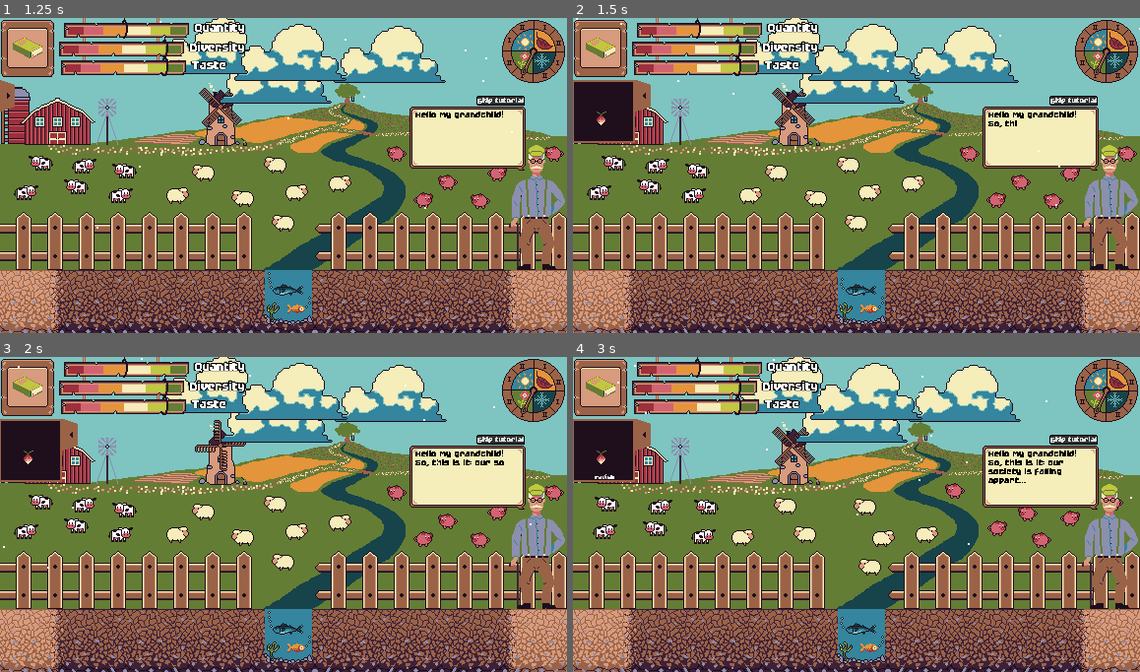
Above: before the commit, frames 1-4 (two rows, left to right).
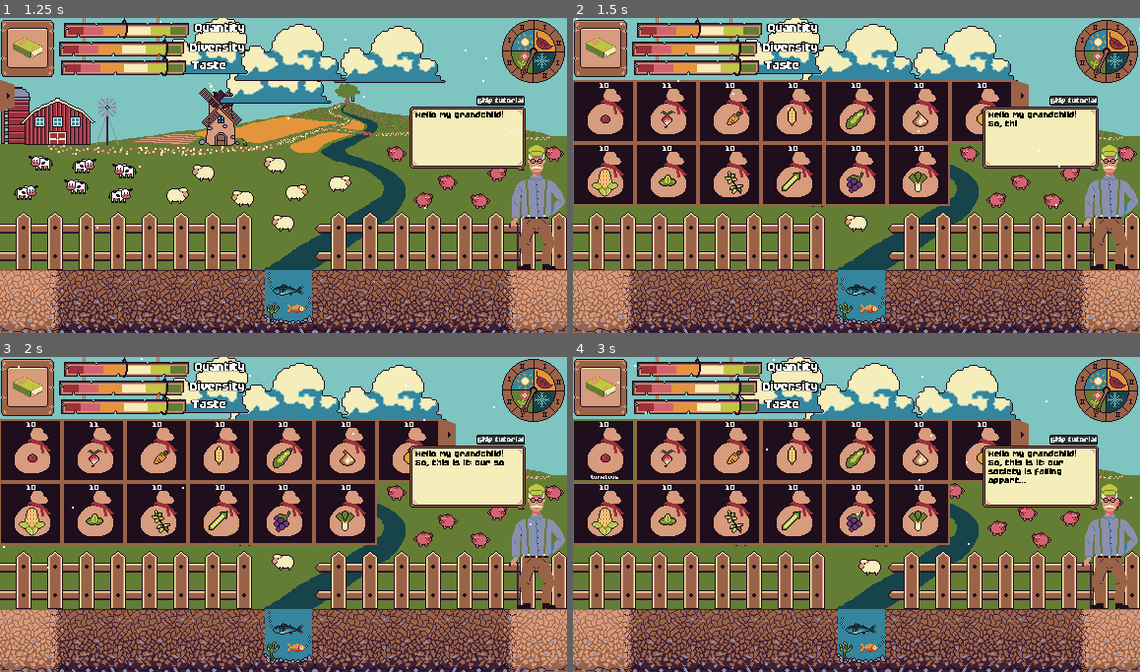
Above: after the commit, the same moments.

Repository: JustAlternate/Regenerative_Game_Jam
Game: Godot game, scene res://Scenes/menu.tscn
The game is run twice, just before and just after one commit, with the same random seed, the same clock (stepped at 60 frames per second) and the same inputs.
Inputs (mouse positions are in pixels of both pictures, inside the frame that each line leads up to):
- Up to frame 1 (1.25 s): click "Play" at 0.5 s
- Up to frame 2 (1.5 s): click (590, 96) at 1.25 s
- Up to frame 3 (2 s): no input
- Up to frame 4 (3 s): click "radish" (after the commit: "11") at 2 s; click "radish" (after the commit: "10") at 2.75 s

Frame 1 is identical in both runs. In frame 2, 26% of the frame differs, in the area x 0-81%, y 19-60%; in frame 3, 26%; in frame 4, 26%.

Commit message:
bitch we have a cool looking container nowwww

Diff:
--- a/Scenes/home.tscn
+++ b/Scenes/home.tscn
@@ -242,6 +242,7 @@
 
 [node name="Game" type="Node2D" parent="."]
 script = ExtResource("1_mivhc")
+cheat_mode = true
 
 [node name="background" type="Node2D" parent="Game"]
 
--- a/Scenes/seed_container.tscn
+++ b/Scenes/seed_container.tscn
@@ -1,10 +1,13 @@
-[gd_scene load_steps=11 format=3 uid="uid://y7p56ox4gd3m"]
+[gd_scene load_steps=14 format=3 uid="uid://y7p56ox4gd3m"]
 
 [ext_resource type="Texture2D" uid="uid://q826660poqfo" path="res://Assets/sprites/seed_drawer/container_background.png" id="1_qdf2a"]
 [ext_resource type="Texture2D" uid="uid://iypy24yjk1fb" path="res://Assets/sprites/plant/carrot_1.png" id="2_1kcd3"]
 [ext_resource type="Script" path="res://Scripts/seed_container.gd" id="2_kilvm"]
+[ext_resource type="Texture2D" uid="uid://e5mytk4gvkgx" path="res://Assets/sprites/seed_drawer/container_selected.png" id="2_ndrbk"]
+[ext_resource type="Texture2D" uid="uid://b5m7bonb8boaq" path="res://Assets/Plant/sprite-sac.png" id="4_e1de4"]
 [ext_resource type="FontFile" uid="uid://cpaqhni2film1" path="res://fonts/FutilePro.ttf" id="4_qmunb"]
 [ext_resource type="PackedScene" path="res://Scenes/sound_pool.tscn" id="5_ljx6v"]
+[ext_resource type="Texture2D" uid="uid://dyi3lrs0sa2uf" path="res://Assets/Plant/icon/sprite-mais.png" id="6_kpi08"]
 [ext_resource type="AudioStream" uid="uid://dae8s17h0fjy0" path="res://Assets/sfx/seed_bag/seed_bag1.wav" id="6_vhbff"]
 [ext_resource type="AudioStream" uid="uid://15m3udg28gcb" path="res://Assets/sfx/seed_bag/seed_bag2.wav" id="7_mr3pn"]
 
@@ -20,10 +23,17 @@
 
 [node name="SeedContainer" type="TextureButton"]
 texture_filter = 1
+offset_right = 64.0
+offset_bottom = 64.0
 texture_normal = ExtResource("1_qdf2a")
+texture_focused = ExtResource("2_ndrbk")
 script = ExtResource("2_kilvm")
 Seed_Texture = ExtResource("2_1kcd3")
 seed_name = "carrot"
+
+[node name="sac" type="Sprite2D" parent="."]
+position = Vector2(34, 32)
+texture = ExtResource("4_e1de4")
 
 [node name="SeedNumberLabel" type="Label" parent="."]
 layout_mode = 0
@@ -52,7 +62,8 @@
 autowrap_mode = 3
 
 [node name="Sprite2D" type="Sprite2D" parent="."]
-position = Vector2(-32, 0)
+position = Vector2(-29, 0)
+texture = ExtResource("6_kpi08")
 centered = false
 offset = Vector2(32, 0)
 
--- a/Scenes/seed_drawer.tscn
+++ b/Scenes/seed_drawer.tscn
@@ -1,9 +1,8 @@
-[gd_scene load_steps=20 format=3 uid="uid://cpc1baduxkefv"]
+[gd_scene load_steps=19 format=3 uid="uid://cpc1baduxkefv"]
 
 [ext_resource type="Texture2D" uid="uid://cr62jv3kvycj0" path="res://Assets/sprites/seed_drawer/button_closed.png" id="1_fiswa"]
 [ext_resource type="Script" path="res://Scripts/seed_drawer.gd" id="1_g10ax"]
 [ext_resource type="PackedScene" uid="uid://y7p56ox4gd3m" path="res://Scenes/seed_container.tscn" id="2_ck28v"]
-[ext_resource type="Texture2D" uid="uid://brs4lket2o4gf" path="res://Assets/sprites/seed_drawer/button_opened.png" id="2_r2j8y"]
 [ext_resource type="Texture2D" uid="uid://jh0ntdt5rrq1" path="res://Assets/Plant/icon/sprite-tomate.png" id="3_lfjpa"]
 [ext_resource type="Texture2D" uid="uid://bpy5qjbck531n" path="res://Assets/Plant/icon/sprite-radis.png" id="4_ckpgx"]
 [ext_resource type="Texture2D" uid="uid://c4p2j165mlnkd" path="res://Assets/Plant/icon/sprite-carrot.png" id="5_lsr2i"]
@@ -119,7 +118,6 @@
 size_flags_vertical = 0
 toggle_mode = true
 texture_normal = ExtResource("1_fiswa")
-texture_pressed = ExtResource("2_r2j8y")
 stretch_mode = 3
 
 [node name="OpenSFX" type="AudioStreamPlayer" parent="."]
--- a/Scripts/Game.gd
+++ b/Scripts/Game.gd
@@ -5,11 +5,18 @@
 var random_event = "rien"
 @export var nombre_de_plante_consomed_par_quart_de_saison:int = 10
 
+@export var cheat_mode:bool
+
 # Load the custom images for the mouse cursor.
 var arrow_game = load("res://Assets/sprites/cursor_game.png")
 
 # Called when the node enters the scene tree for the first time.
 func _ready():
+
+	if cheat_mode == true:
+		for seed in GlobalVariables.inventory:
+			GlobalVariables.update_invertory(seed,"seed",10)
+
 	GlobalVariables.game_state = "playing"
 	$background/riviere.play("default")
 	$background/AnimatedSprite2D.play()
--- a/Scripts/dialogue_grand_pere.gd
+++ b/Scripts/dialogue_grand_pere.gd
@@ -7,6 +7,7 @@
 @export var time_betwen_carac:float = 0.03
 @export var time_betwen_dialogue:float = 2
 @export var time_after_dialogue:float = 3
+
 
 var state = "none"
 
--- a/Scripts/seed_container.gd
+++ b/Scripts/seed_container.gd
@@ -7,6 +7,8 @@
 
 var arrow_game = load("res://Assets/sprites/cursor_game.png")
 var arrow_farm = load("res://Assets/sprites/cursor_farm.png")
+var texture_activated:Texture2D = load("res://Assets/sprites/seed_drawer/container_selected.png")
+var texture_pas_activated:Texture2D = load("res://Assets/sprites/seed_drawer/container_background.png")
 
 # Called when the node enters the scene tree for the first time.
 func _ready():
@@ -29,7 +31,10 @@
 
 # Called every frame. 'delta' is the elapsed time since the previous frame.
 func _process(delta):
-	pass
+	if (GlobalVariables.action_picked == "seed" and GlobalVariables.seed_picked == seed_name):
+		set_texture_normal(texture_activated)
+	else:
+		set_texture_normal(texture_pas_activated)
 
 
 func _on_pressed():
@@ -42,8 +47,6 @@
 		GlobalVariables.seed_picked = seed_name
 		$SoundPool.play_random_sound()
 
-
-
 func _on_mouse_entered():
 	$Label.visible = true
 	$SeedNumberLabel.visible = true
--- a/Scripts/seed_drawer.gd
+++ b/Scripts/seed_drawer.gd
@@ -2,12 +2,15 @@
 
 var seedList = []
 var arrow_game = load("res://Assets/sprites/cursor_game.png")
+var texture_activated:Texture2D
+var texture_pas_activated:Texture2D
 
 func refresh_drawer():
 	$HBoxContainer/GridContainer.columns = ceil(count_nombre_container_visible()/2 +1)
 
 # Called when the node enters the scene tree for the first time.
 func _ready():
+
 	$HBoxContainer/GridContainer.visible = false
 	refresh_drawer()
 
Binary file added: Assets/sprites/seed_drawer/container_selected.png
